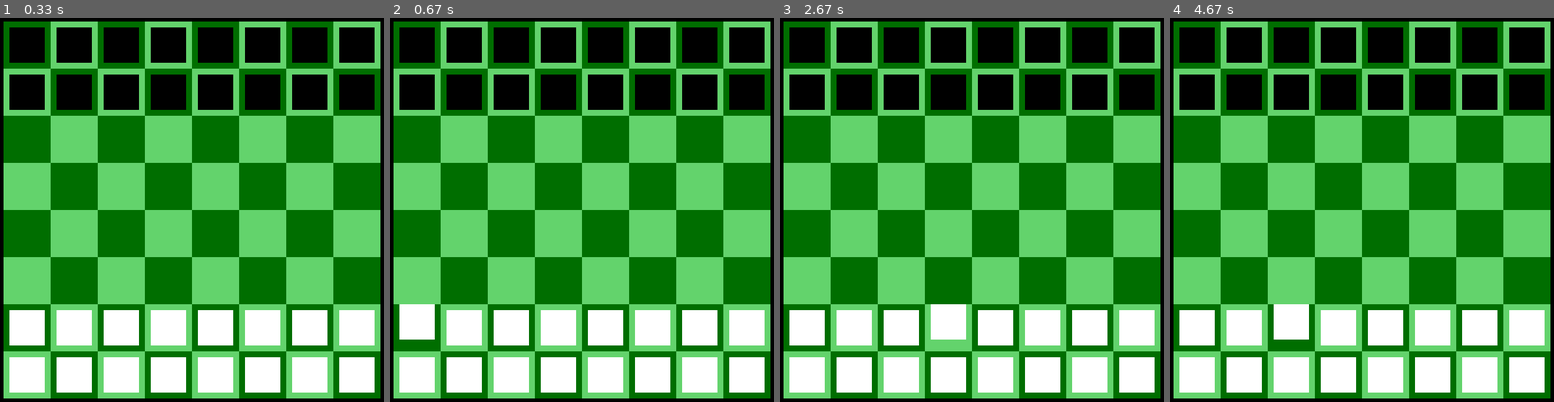
Above: before the commit, frames 1-4 (left to right).
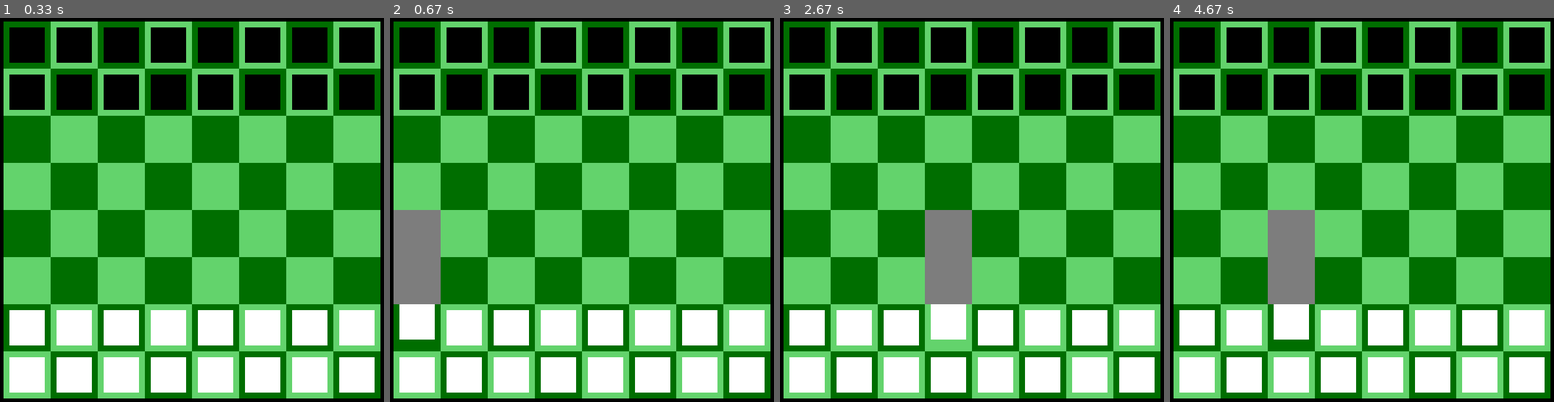
Above: after the commit, the same moments.

Repository: MingMinNa/Chess-game-pygame-
Game: pygame game, started from main.py
Two runs of this game, one before a commit and one after it. Both use one fixed random seed, a clock stepped at 60 frames per second and the inputs below.
Inputs (mouse positions are in pixels of both pictures, inside the frame that each line leads up to):
- Up to frame 1 (0.33 s): no input
- Up to frame 2 (0.67 s): click (416, 329) at 0.38 s
- Up to frame 3 (2.67 s): click (872, 213) at 0.72 s; click (852, 375) at 1.05 s; click (864, 56) at 1.38 s; click (948, 375) at 1.72 s; click (956, 140) at 2.05 s; click (948, 329) at 2.38 s
- Up to frame 4 (4.67 s): click (1504, 317) at 2.72 s; click (1527, 375) at 3.05 s; click (1507, 290) at 3.38 s; click (1196, 375) at 3.72 s; click (1242, 183) at 4.05 s; click (1300, 329) at 4.38 s

Frame 1 is identical in both runs. In frame 2, 3.0% of the frame differs, in the area x 0-14%, y 50-75%; in frame 3, 3.0%; in frame 4, 3.0%.

Commit message:
Pawn path 70%

Diff:
--- a/components/chesspiece.py
+++ b/components/chesspiece.py
@@ -28,6 +28,10 @@
 
         # chesskind: [King, Queen, Knight, Rook, Bishop, Pawn]
         self.chesskind = chesskind
+        if self.chesskind == "Pawn":
+            # Pawn unique attribute
+            self.en_passant = None # This will store enemy Pawn index that you can eat it by en_passant
+            self.two_step = False
 
         # if state is Up => show the cells which this chessman can move
         # (Like you take the chessman up, and this will show which position you can put it on)
@@ -39,24 +43,24 @@
         cells[cell_x  + cell_y * CELL_Col_Cnt].state = TEAM[team]
 
     # when you click the mouse button, test whether this chessman is pointed by mouse cursor
-    def mouseTouch(self, mouse_pos: Tuple[int], cells:Sequence["BoardCell"],castling:Mapping[str, list[bool]], enemy_attack: list[Tuple[int]]) -> Optional[list[Tuple[int]]]: # true: success, false: fail
+    def mouseTouch(self, mouse_pos: Tuple[int], cells:Sequence["BoardCell"],castling:Mapping[str, list[bool]], enemy_attack: list[Tuple[int]], existing_chess:Mapping[str, Sequence["Chesspiece"]]) -> Optional[list[Tuple[int]]]: # true: success, false: fail
         x, y = mouse_pos
         if (self.rect.x <= x and x <= self.rect.x + CHESS_SideLength) and \
            (self.rect.y <= y and y <= self.rect.y + CHESS_SideLength):
             # you click it, then there will be two results
             # see "click" member function for more detail
-            return self.click(cells, castling, enemy_attack)
+            return self.click(cells, castling, enemy_attack, existing_chess)
 
         return None
 
-    def click(self, cells:Sequence["BoardCell"], castling:Mapping[str, list[bool]], enemy_attack: list[Tuple[int]]) -> Optional[list[Tuple[int]]]:
+    def click(self, cells:Sequence["BoardCell"], castling:Mapping[str, list[bool]], enemy_attack: list[Tuple[int]], existing_chess:Mapping[str, Sequence["Chesspiece"]]) -> Optional[list[Tuple[int]]]:
         # after you click the chessman
         # if the chessman is Down, pick it up and find the movable positions(then show).
         # if the chessman is Up, put it down and cancel the moval hint.
         if self.state == CHESS_STATE["Down"]:
             self.placeUp()
             # find the movable positions
-            return self.showMovable(cells, castling, enemy_attack)
+            return self.showMovable(cells, castling, enemy_attack, existing_chess)
         else:
             self.placeDown()
             # cancel the moval hint
@@ -75,38 +79,64 @@
             self.state = CHESS_STATE["Up"]
             self.rect.y -= 10
 
-
-    def showMovable(self, cells:Sequence["BoardCell"], castling:Mapping[str, list[bool]], enemy_attack: list[Tuple[int]]) -> list[Tuple[int]]:
+    def showMovable(self, cells:Sequence["BoardCell"], castling:Mapping[str, list[bool]], enemy_attack: list[Tuple[int]], existing_chess:Mapping[str, Sequence["Chesspiece"]]) -> list[Tuple[int]]:
         # First, recover the cell color to avoid other chessman hint affecting our result
         boardCellRecover(cells)
+
+        enemy_color = "White" if self.team == TEAM["Black"] else "Black"
+        teamColor = "White" if self.team  == TEAM["White"]  else "Black"
 
         cell_x, cell_y = getCell((self.rect.x, self.rect.y))
 
         movableList = []
         # since Pawn have more complicated rule such as "promotion" and "en passant", I will see it as an exception case
         if self.chesskind == "Pawn":
+
             cell_x, cell_y = getCell((self.rect.x, self.rect.y))
+            # First Step: Go Forward
+            if cell_y == CELL_Col_Cnt - 2:
+                for i in range(1, 3):
+                    if cells[CELL_Col_Cnt * (cell_y - i) + cell_x].state != self.team:
+                        cells[CELL_Col_Cnt * (cell_y - i) + cell_x].image.fill(CHESS_COLOR["Space"])
+                        movableList.append((cell_x, cell_y - i))
+                    else:
+                        break
+            elif cells[CELL_Col_Cnt * (cell_y - 1) + cell_x].state == CELL_STATE["Nothing"]:
+                cells[CELL_Col_Cnt * (cell_y - 1) + cell_x].image.fill(CHESS_COLOR["Space"])
+                if cell_y == 1:
+                    cells[CELL_Col_Cnt * (cell_y - 1) + cell_x].image.fill(CHESS_COLOR["Promotion"])
+                movableList.append((cell_x, cell_y - 1))
+
+            # diagonal direction
+            if self.en_passant is not None:
+                en_passant_x, en_passant_y = getCell((existing_chess[enemy_color][self.en_passant].rect.x, existing_chess[enemy_color][self.en_passant].rect.y - CELL_SideLength))
+                cells[CELL_Col_Cnt * (en_passant_y - 1) + en_passant_x].image.fill(CHESS_COLOR["Enemy"])
+                movableList.append((en_passant_x, en_passant_y))
+
+            for chess in existing_chess[enemy_color]:
+                enemy_x, enemy_y = getCell((chess.rect.x, chess.rect.y))
+                if abs(enemy_x - cell_x) == 1 and cell_y - enemy_y == 1:
+                    cells[CELL_Col_Cnt * enemy_y + enemy_x].image.fill(CHESS_COLOR["Enemy"])
+                    movableList.append((enemy_x, enemy_y))
+
             return movableList
         # castling hint is for king moval
-        teamColor = "White" if TEAM["White"] == self.team else "Black"
         if self.chesskind == "King" and castling[teamColor][1] and (cell_x, cell_y) not in enemy_attack:
             leftRook, rightRook = castling[teamColor][0], castling[teamColor][2]
-            # print(leftRook, rightRook)
+
             # check whether other chessman is on the path from leftRook to King
             for i in range(1, 3):
                 if cells[CELL_Col_Cnt * (CELL_Row_Cnt - 1) + i].state != CELL_STATE["Nothing"] or (i, CELL_Row_Cnt -1) in enemy_attack:
                     leftRook = False
                     break
-            # print(leftRook, rightRook)
             # check whether other chessman is on the path from King to rightRook
-
             if CastlingMOVE["Long"]["King"] in enemy_attack or CastlingMOVE["Long"]["Rook"] in enemy_attack:
                 rightRook = False
             for i in range(4, CELL_Col_Cnt - 1):
                 if cells[CELL_Col_Cnt * (CELL_Col_Cnt - 1) + i].state != CELL_STATE["Nothing"]:
                     rightRook = False
                     break
-            # print(leftRook, rightRook)
+
             if leftRook:
                 # short castling
                 cells[(CELL_Row_Cnt - 1) * CELL_Col_Cnt + 1].image.fill(CHESS_COLOR["Castling"])
@@ -115,11 +145,13 @@
                 # long castling
                 cells[(CELL_Row_Cnt - 1) * CELL_Col_Cnt + 5].image.fill(CHESS_COLOR["Castling"])
                 movableList.append((5,  CELL_Row_Cnt - 1))
+
         # other chessman will use default direction(in constants.py) to move
         for dir in CHESSMOVE[self.chesskind]:
             for dir_x, dir_y in dir:
                 pos_x, pos_y =  cell_x + dir_x, cell_y + dir_y
-                if pos_x < 0 or pos_x >= 8 or pos_y < 0 or pos_y >= 8:
+                if pos_x < 0 or pos_x >= 8 or pos_y < 0 or pos_y >= 8 or \
+                ((pos_x, pos_y) in enemy_attack and self.chesskind == "King"):
                     continue
 
                 if cells[pos_y * CELL_Col_Cnt + pos_x].state == CELL_STATE["Nothing"]:
--- a/components/constants.py
+++ b/components/constants.py
@@ -1,6 +1,3 @@
-import os
-import pygame
-
 
 
 # windows constants
@@ -14,7 +11,8 @@
 GREEN = (0, 110, 0)
 Freash_Green = (99,211,108)
 RED = (255, 0, 0)
-YELLOW = (255, 195, 211)
+YELLOW = (240,230,140)
+BLUE = (30,144,255)
 
 # board cell
 CELL_SideLength = 80
@@ -46,11 +44,18 @@
     "Bishop": [UpLeft, UpRight, DownLeft, DownRight],
     "Knight": [[[-1, -2]], [[-2, -1]], [[1, -2]], [[2, -1]], [[1, 2]], [[2, 1]], [[-2, 1]], [[-1, 2]]]
 } # Pawn will be as a exception case
+Pawn_Move = {
+    "Forward": [(0, -1)],
+    "Eat": [(-1, -1), (1, -1)],
+    "Side": [(-1, 0), (1, 0)] # This is for en_passant
+}
+
 
 CHESS_COLOR = {
     "Enemy": RED,
     "Space": GRAY,
-    "Castling":YELLOW
+    "Castling":YELLOW,
+    "Promotion":BLUE
 }
 
 CastlingMOVE = {
--- a/main.py
+++ b/main.py
@@ -35,12 +35,12 @@
 # and it will return whether you pick the chessman
 # True: you pick the chessman => variable "choice" is the chessman index in black(white)_chess and "move_area" will be updated
 def choose_chesspiece() -> None:
-    global choice, move_area, mouse_pos, enemy_attack_area
+    global choice, move_area, mouse_pos, enemy_attack_area, existing_chess
     renew_choice()
     boardCellRecover(cells)
 
     for chess in existing_chess[current_move]:
-        ret = chess.mouseTouch(mouse_pos, cells, chess_castling, enemy_attack_area)
+        ret = chess.mouseTouch(mouse_pos, cells, chess_castling, enemy_attack_area, existing_chess)
         if ret is None:
             chess.placeDown()
         else:
@@ -135,9 +135,12 @@
 
             # You have chosen the chessman and click the next moval position
             if choice != -1 and len(move_area) != 0 and (cell_x, cell_y) in move_area:
+                # If the cell you click has enemy, kill it
                 if cells[cell_x + cell_y * CELL_Col_Cnt].state != CELL_STATE["Nothing"]:
                     killEnemy(current_move, move_area, (cell_x, cell_y))
 
+
+                # Castling Check
                 if existing_chess[current_move][choice].chesskind == "King":
                     checkCastlingClick(existing_chess, cells, (cell_x, cell_y))
                     chess_castling[current_move][1] = False
